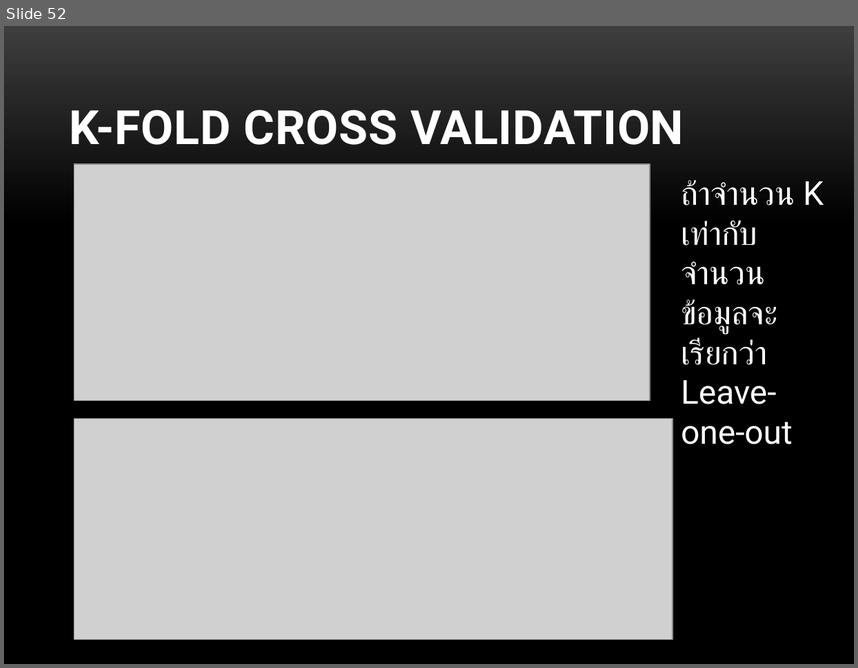
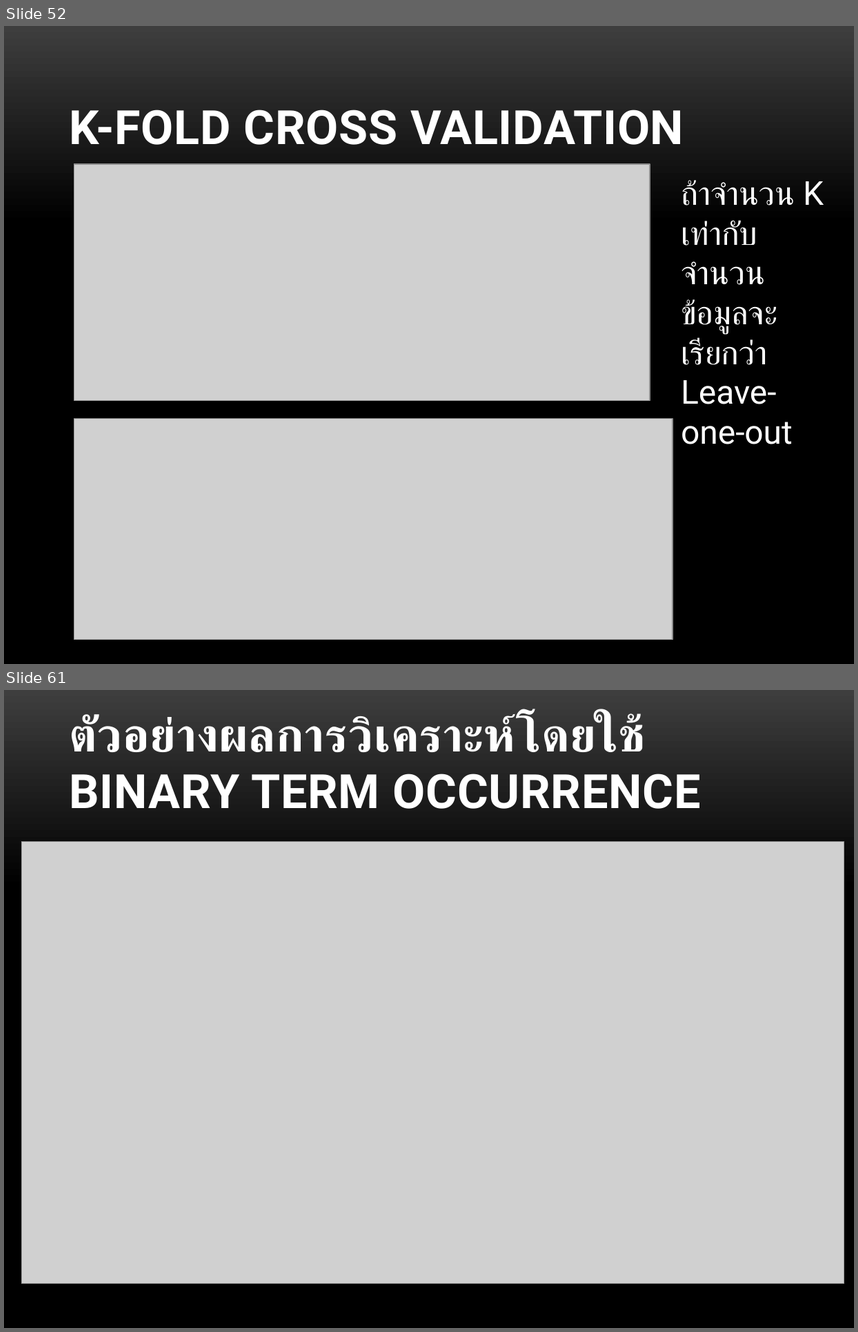
Before and after one commit to bkasinee/CLSM, a slide deck: MY_SM_CLASSIFY.pptx. Shown one above the other, each under a label of ours: slide 52 before the commit, slides 52 and 61 after it; the slides between them are not shown. The pictures are 858x668 and 858x1332 pixels, drawn with LibreOffice and Linux fonts; fonts in the diff are those of the drawing; grey boxes stand for pictures; background and template pictures are left out. Boxes give left, top, right and bottom in pixels: in the first picture for what was removed or moved away, otherwise in the second. Text is boxed around its words. In the diff, an @@ line names an element or a change of style, - is before the commit and + after.

```diff
--- a/MY_SM_CLASSIFY.pptx
+++ b/MY_SM_CLASSIFY.pptx
@@ slide 61 added at [4,690,854,1328], background picture (left out) @@
@@ title added at [69,714,700,809], 40 pt, text #FFFFFF, bold @@
+ตัวอย่างผลการวิเคราะห์โดยใช้ BINARY TERM OCCURRENCE
@@ picture added at [22,841,844,1283] @@
```
Also in this commit, not shown: 1 slide changed, 13 other slides added, 7 slides removed, 2 other files.
